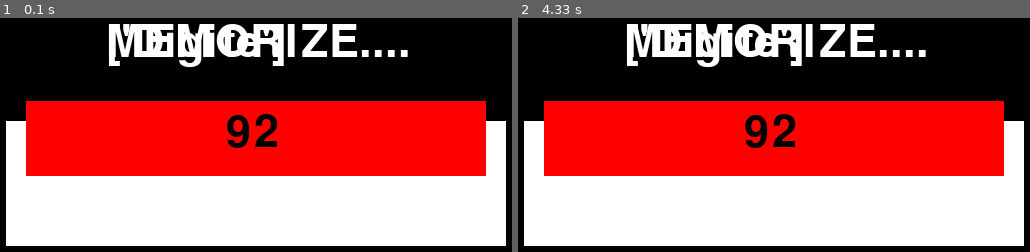
Above: before the commit, frames 1-2 (left to right).
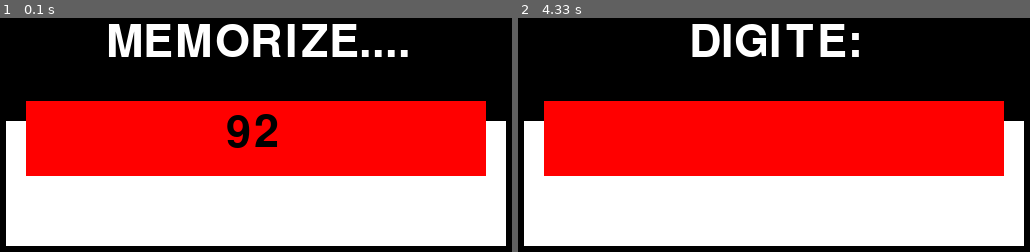
Above: after the commit, the same moments.

Repository: anacampps/pygamedupla
Game: pygame game, started from Memória e Sequência de Números/jogo.py
The game is run twice, just before and just after one commit, with the same random seed, the same clock (stepped at 60 frames per second) and the same inputs.
Inputs:
- Up to frame 1 (0.1 s): no input
- Up to frame 2 (4.33 s): no input

The runs differ from the first frame. In frame 1, 1.4% of the frame differs, in the area x 21-56%, y 2-21%; in frame 2, 5.0%, in the area x 21-80%, y 2-56%.

Commit message:
as duas fases aparecem na tela, cada uma com 4 segundos de duração; etapa 3 + segundos certos

Diff:
--- a/Memória e Sequência de Números/jogo.py
+++ b/Memória e Sequência de Números/jogo.py
@@ -1,7 +1,7 @@
 import pygame
 from funcoes_auxiliares import *
 
-def inicializa():
+def inicializa(): ##-- não tem argumento porque apenas cria coisas sem depender de nada (informações externas) --##
     assets = {}
 
     font = pygame.font.get_default_font()
@@ -13,6 +13,9 @@
 
     assets['fase'] = 'Memorizar'
     tempo_passado = pygame.time.get_ticks()
+    assets['tempo_passado']= tempo_passado
+    assets['tempo']  = 0
+    assets['qtd_dígitos_seq_num'] = 2
 
 
     window = pygame.display.set_mode((700, 500))
@@ -27,39 +30,45 @@
 
     game = True
 
-    for event in pygame.event.get():
+    for event in pygame.event.get(): ##-- tudo que fica dentro do for event está relacionado com o mouse/teclado --##
+        # print(event)   ## -- ótimo para achar posições da tela sem rachar a cabeça --##
         if event.type == pygame.QUIT:
             game = False
             pygame.quit()
 
+                                            # if assets['tempo'] == 0:   ##-- inúteis
+                                            #     tempo = pygame.time.get_ticks()
+    atual = pygame.time.get_ticks()
+    if atual - assets['tempo_passado'] > 4000:
+        assets['fase'] = 'Digitar'
+        assets['tempo_passado'] = atual
+
+
     return game
 
 
-def desenha(window, assets):
+def desenha(window, assets): ##-- função (sem return): não retorna nada porque desenha na tela diretamente --##
 
     window.fill((0, 0 , 0))
 
-    memorize = assets['font'].render(str('MEMORIZE....'), True, (255, 255, 255))
-    window.blit(memorize, (200, 150))
+    caixa_branca = pygame.draw.rect(window, (255, 255, 255), (100, 250, 500, 125))
+    caixa_vermelha = pygame.draw.rect(window,(255, 0, 0), (120, 230, 460, 75))
+
+    if assets['fase'] == 'Memorizar':
+        memorize = assets['font'].render(str('MEMORIZE....'), True, (255, 255, 255))
+        window.blit(memorize, (200, 150))
+
+        num_gerado= assets['font'].render(str(assets['num gerado']),True, (0, 0 , 0))  #
+        window.blit(num_gerado, (320, 240))
+        ##-------Aqui implementamos a primeira fase: 2 digitos--------
+
+    else:
+        digite = assets['font'].render(str('DIGITE: '), True, (255, 255 ,255)) #
+        window.blit(digite, (265, 150))
+     #-------------------------------------------------------------------
 
 
-    caixa_branca = pygame.draw.rect(window, (255, 255, 255), (100, 250, 500, 125))
-
-    caixa_vermelha = pygame.draw.rect(window,(255, 0, 0), (120, 230, 460, 75))
-
     # pygame.rect
-
-
-    num_gerado= assets['font'].render(str(assets['num gerado']),True, (0, 0 , 0))
-    window.blit(num_gerado, (320, 240))
-    ##-------Aqui implementamos a primeira fase: 2 digitos--------
-
-
-    digite= assets['font'].render(str(['Digite']), True, (255, 255 ,255))
-    window.blit(digite, (200, 150))
-
-    if num_gerado== True:
-        memorize= digite
 
 
     pygame.display.update()
